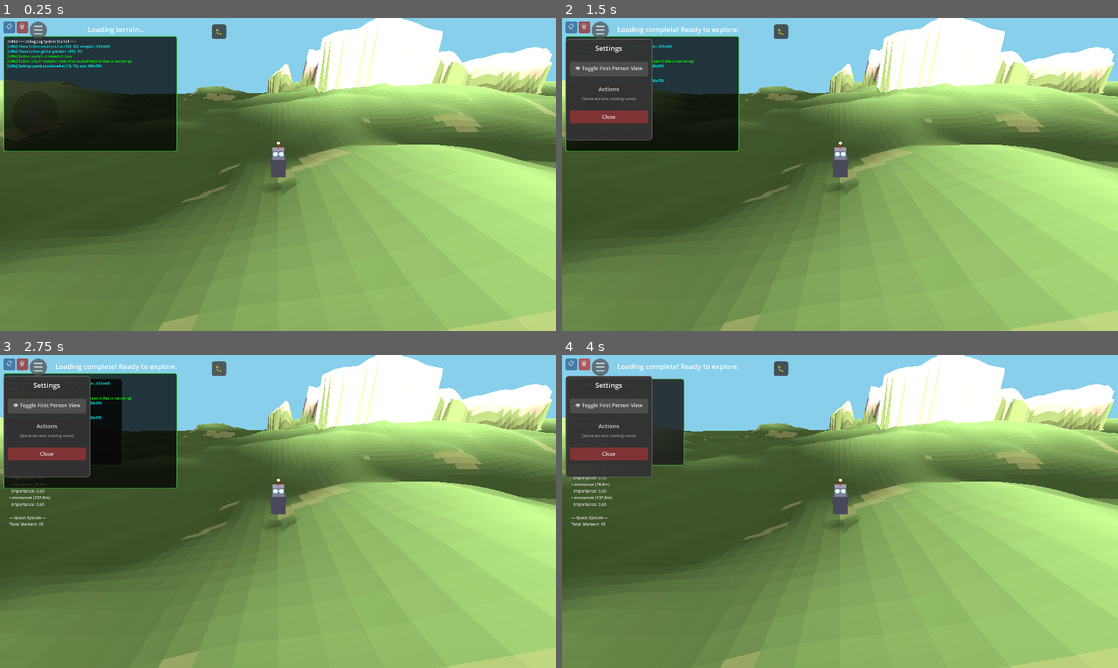
Above: before the commit, frames 1-4 (two rows, left to right).
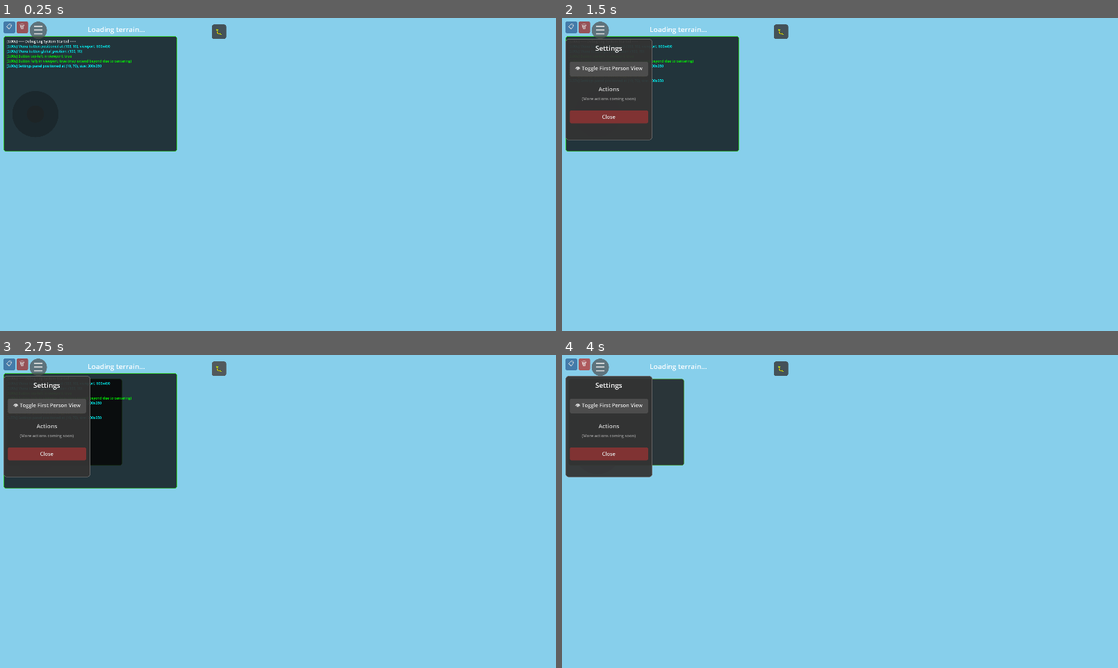
Above: after the commit, the same moments.

Repository: felix-dieterle/YouGame_godot4_public
Game: Godot game, scene res://scenes/main.tscn
The game is run twice, just before and just after one commit, with the same random seed, the same clock (stepped at 60 frames per second) and the same inputs.
Inputs:
- Up to frame 1 (0.25 s): no input
- Up to frame 2 (1.5 s): click "☰" at 0.5 s; click "👁 Toggle First Person View" at 1.25 s
- Up to frame 3 (2.75 s): click "🐛" at 2 s
- Up to frame 4 (4 s): click "📋" at 2.75 s; click "🗑" at 3.5 s

The runs differ from the first frame. In frame 1, 84% of the frame differs, in the area x 0-100%, y 0-100%; in frame 2, 82%; in frame 3, 81%; in frame 4, 82%.
Error after the commit: Parse Error: Could not parse global class "Chunk" from "res://scripts/chunk.gd". (res://scripts/world_manager.gd:115)

Commit message:
Add forest and settlement cluster system with procedural models
Co-authored-by: felix-dieterle <1490062+felix-dieterle@users.noreply.github.com>

Diff:
--- a/scripts/chunk.gd
+++ b/scripts/chunk.gd
@@ -3,6 +3,8 @@
 
 # Preload dependencies
 const NarrativeMarker = preload("res://scripts/narrative_marker.gd")
+const ClusterSystem = preload("res://scripts/cluster_system.gd")
+const ProceduralModels = preload("res://scripts/procedural_models.gd")
 
 # Chunk configuration
 const CHUNK_SIZE = 32  # Size in world units
@@ -44,6 +46,10 @@
 # Mesh
 var mesh_instance: MeshInstance3D
 var water_mesh_instance: MeshInstance3D = null
+
+# Cluster objects
+var placed_objects: Array = []  # Array of MeshInstance3D for trees/buildings
+var active_clusters: Array = []  # Clusters affecting this chunk
 
 func _init(x: int, z: int, world_seed: int):
 	chunk_x = x
@@ -60,6 +66,7 @@
 	_generate_narrative_markers()
 	_generate_lake_if_valley()
 	_create_mesh()
+	_place_cluster_objects()
 
 func _setup_noise():
 	noise = FastNoiseLite.new()
@@ -564,3 +571,143 @@
 	# Return gradient vector (direction of steepest ascent)
 	# In 3D space: gradient points uphill
 	return Vector3(dx, 0, dz)
+
+## Place trees and buildings based on cluster system
+func _place_cluster_objects():
+# Get clusters affecting this chunk
+var chunk_pos = Vector2i(chunk_x, chunk_z)
+active_clusters = ClusterSystem.get_clusters_for_chunk(chunk_pos, seed_value)
+
+if active_clusters.is_empty():
+return
+
+# Place objects for each cluster
+for cluster in active_clusters:
+if cluster.type == ClusterSystem.ClusterType.FOREST:
+_place_forest_objects(cluster)
+elif cluster.type == ClusterSystem.ClusterType.SETTLEMENT:
+_place_settlement_objects(cluster)
+
+## Place trees for a forest cluster
+func _place_forest_objects(cluster: ClusterSystem.ClusterData):
+var rng = RandomNumberGenerator.new()
+rng.seed = cluster.seed_value ^ hash(Vector2i(chunk_x, chunk_z))
+
+# Calculate how many trees to place based on cluster density and influence
+var chunk_area = CHUNK_SIZE * CHUNK_SIZE
+var avg_influence = 0.0
+var sample_count = 0
+
+# Sample influence at a grid of points
+for x in range(0, int(CHUNK_SIZE), 4):
+for z in range(0, int(CHUNK_SIZE), 4):
+var world_pos = Vector2(chunk_x * CHUNK_SIZE + x, chunk_z * CHUNK_SIZE + z)
+var influence = ClusterSystem.get_cluster_influence_at_pos(world_pos, cluster)
+avg_influence += influence
+sample_count += 1
+
+avg_influence /= sample_count
+var tree_count = int(chunk_area * cluster.density * avg_influence * 0.02)  # Reduced for performance
+
+# Place trees
+for i in range(tree_count):
+var local_x = rng.randf_range(1.0, CHUNK_SIZE - 1.0)
+var local_z = rng.randf_range(1.0, CHUNK_SIZE - 1.0)
+var world_x = chunk_x * CHUNK_SIZE + local_x
+var world_z = chunk_z * CHUNK_SIZE + local_z
+
+# Check if position is influenced by cluster
+var influence = ClusterSystem.get_cluster_influence_at_pos(Vector2(world_x, world_z), cluster)
+if influence < 0.1:
+continue
+
+# Check if on walkable terrain
+var cell_x = int(local_x / CELL_SIZE)
+var cell_z = int(local_z / CELL_SIZE)
+if cell_x >= 0 and cell_x < RESOLUTION and cell_z >= 0 and cell_z < RESOLUTION:
+if walkable_map[cell_z * RESOLUTION + cell_x] != 1:
+continue
+
+# Get terrain height
+var height = get_height_at_world_pos(world_x, world_z)
+
+# Skip if in lake
+if has_lake:
+var dist_to_lake = Vector2(local_x, local_z).distance_to(lake_center)
+if dist_to_lake < lake_radius:
+continue
+
+# Create tree instance
+var tree_instance = MeshInstance3D.new()
+tree_instance.mesh = ProceduralModels.create_tree_mesh(rng.randi())
+tree_instance.material_override = ProceduralModels.create_tree_material()
+tree_instance.position = Vector3(local_x, height, local_z)
+tree_instance.rotation.y = rng.randf_range(0, TAU)  # Random rotation
+tree_instance.cast_shadow = GeometryInstance3D.SHADOW_CASTING_SETTING_ON
+
+add_child(tree_instance)
+placed_objects.append(tree_instance)
+
+## Place buildings for a settlement cluster
+func _place_settlement_objects(cluster: ClusterSystem.ClusterData):
+var rng = RandomNumberGenerator.new()
+rng.seed = cluster.seed_value ^ hash(Vector2i(chunk_x, chunk_z))
+
+# Calculate how many buildings to place
+var chunk_area = CHUNK_SIZE * CHUNK_SIZE
+var avg_influence = 0.0
+var sample_count = 0
+
+for x in range(0, int(CHUNK_SIZE), 4):
+for z in range(0, int(CHUNK_SIZE), 4):
+var world_pos = Vector2(chunk_x * CHUNK_SIZE + x, chunk_z * CHUNK_SIZE + z)
+var influence = ClusterSystem.get_cluster_influence_at_pos(world_pos, cluster)
+avg_influence += influence
+sample_count += 1
+
+avg_influence /= sample_count
+var building_count = int(chunk_area * cluster.density * avg_influence * 0.015)  # Fewer buildings than trees
+
+# Place buildings
+for i in range(building_count):
+var local_x = rng.randf_range(3.0, CHUNK_SIZE - 3.0)
+var local_z = rng.randf_range(3.0, CHUNK_SIZE - 3.0)
+var world_x = chunk_x * CHUNK_SIZE + local_x
+var world_z = chunk_z * CHUNK_SIZE + local_z
+
+# Check cluster influence
+var influence = ClusterSystem.get_cluster_influence_at_pos(Vector2(world_x, world_z), cluster)
+if influence < 0.2:  # Higher threshold for buildings
+continue
+
+# Check if on walkable, relatively flat terrain
+var cell_x = int(local_x / CELL_SIZE)
+var cell_z = int(local_z / CELL_SIZE)
+if cell_x >= 0 and cell_x < RESOLUTION and cell_z >= 0 and cell_z < RESOLUTION:
+if walkable_map[cell_z * RESOLUTION + cell_x] != 1:
+continue
+
+# Check slope - buildings need flatter ground
+var slope = _calculate_slope(cell_x, cell_z)
+if slope > 15.0:  # Max 15 degrees for buildings
+continue
+
+# Get terrain height
+var height = get_height_at_world_pos(world_x, world_z)
+
+# Skip if in lake
+if has_lake:
+var dist_to_lake = Vector2(local_x, local_z).distance_to(lake_center)
+if dist_to_lake < lake_radius + 2.0:  # Extra margin for buildings
+continue
+
+# Create building instance
+var building_instance = MeshInstance3D.new()
+building_instance.mesh = ProceduralModels.create_building_mesh(rng.randi())
+building_instance.material_override = ProceduralModels.create_building_material()
+building_instance.position = Vector3(local_x, height, local_z)
+building_instance.rotation.y = rng.randf_range(0, TAU)  # Random rotation
+building_instance.cast_shadow = GeometryInstance3D.SHADOW_CASTING_SETTING_ON
+
+add_child(building_instance)
+placed_objects.append(building_instance)
--- /dev/null
+++ b/scripts/cluster_system.gd
@@ -0,0 +1,184 @@
+extends Node
+class_name ClusterSystem
+
+## Cluster System for Forests and Settlements
+##
+## This system manages procedural generation of forests and settlements that:
+## - Adapt to chunk-based terrain expansion
+## - Grow naturally across chunk boundaries
+## - Are performance-optimized for mobile devices
+## - Use seed-based generation for consistency
+
+# Cluster types
+enum ClusterType {
+	FOREST,
+	SETTLEMENT
+}
+
+# Cluster data structure
+class ClusterData:
+	var cluster_id: int
+	var center_chunk: Vector2i  # Chunk where cluster originates
+	var center_pos: Vector2  # Position within center chunk (0-CHUNK_SIZE)
+	var type: ClusterType
+	var radius: float  # Cluster influence radius in world units
+	var density: float  # 0.0 to 1.0
+	var seed_value: int
+
+	func _init(id: int, chunk: Vector2i, pos: Vector2, t: ClusterType, r: float, d: float, s: int):
+		cluster_id = id
+		center_chunk = chunk
+		center_pos = pos
+		type = t
+		radius = r
+		density = d
+		seed_value = s
+
+# Global cluster registry
+static var all_clusters: Dictionary = {}  # Key: cluster_id, Value: ClusterData
+static var next_cluster_id: int = 0
+
+# Constants
+const CHUNK_SIZE = 32  # Must match Chunk.CHUNK_SIZE
+const FOREST_MIN_RADIUS = 15.0
+const FOREST_MAX_RADIUS = 40.0
+const SETTLEMENT_MIN_RADIUS = 12.0
+const SETTLEMENT_MAX_RADIUS = 25.0
+
+## Get or generate clusters for a specific chunk
+static func get_clusters_for_chunk(chunk_pos: Vector2i, world_seed: int) -> Array[ClusterData]:
+	var clusters_in_chunk: Array[ClusterData] = []
+
+	# Check existing clusters that might affect this chunk
+	for cluster_id in all_clusters:
+		var cluster: ClusterData = all_clusters[cluster_id]
+		if _chunk_in_cluster_range(chunk_pos, cluster):
+			clusters_in_chunk.append(cluster)
+
+	# Try to generate new cluster centers in this chunk
+	var new_clusters = _generate_cluster_centers_for_chunk(chunk_pos, world_seed)
+	for cluster in new_clusters:
+		clusters_in_chunk.append(cluster)
+
+	return clusters_in_chunk
+
+## Check if a chunk is within a cluster's influence
+static func _chunk_in_cluster_range(chunk_pos: Vector2i, cluster: ClusterData) -> bool:
+	var chunk_world_pos = Vector2(chunk_pos.x * CHUNK_SIZE, chunk_pos.y * CHUNK_SIZE)
+	var cluster_world_pos = Vector2(
+		cluster.center_chunk.x * CHUNK_SIZE + cluster.center_pos.x,
+		cluster.center_chunk.y * CHUNK_SIZE + cluster.center_pos.y
+	)
+
+	# Check if chunk bounds overlap with cluster radius
+	var chunk_center = chunk_world_pos + Vector2(CHUNK_SIZE / 2.0, CHUNK_SIZE / 2.0)
+	var distance = chunk_center.distance_to(cluster_world_pos)
+
+	# Add chunk diagonal to account for corners
+	var chunk_extent = CHUNK_SIZE * 1.414  # sqrt(2) for diagonal
+	return distance < (cluster.radius + chunk_extent)
+
+## Generate new cluster centers that originate in this chunk
+static func _generate_cluster_centers_for_chunk(chunk_pos: Vector2i, world_seed: int) -> Array[ClusterData]:
+	var new_clusters: Array[ClusterData] = []
+
+	var rng = RandomNumberGenerator.new()
+	rng.seed = hash(chunk_pos) ^ world_seed
+
+	# Check if this chunk should be a cluster center
+	# Forest: 15% chance per chunk
+	if rng.randf() < 0.15:
+		var cluster = _create_forest_cluster(chunk_pos, world_seed, rng)
+		if cluster:
+			new_clusters.append(cluster)
+
+	# Settlement: 5% chance per chunk (if no forest)
+	elif rng.randf() < 0.05:
+		var cluster = _create_settlement_cluster(chunk_pos, world_seed, rng)
+		if cluster:
+			new_clusters.append(cluster)
+
+	return new_clusters
+
+## Create a forest cluster
+static func _create_forest_cluster(chunk_pos: Vector2i, world_seed: int, rng: RandomNumberGenerator) -> ClusterData:
+	# Check if cluster already exists at this position
+	var cluster_key = "%d_%d_forest" % [chunk_pos.x, chunk_pos.y]
+	if all_clusters.has(cluster_key):
+		return null
+
+	var cluster_id = next_cluster_id
+	next_cluster_id += 1
+
+	var center_pos = Vector2(
+		rng.randf_range(8.0, CHUNK_SIZE - 8.0),
+		rng.randf_range(8.0, CHUNK_SIZE - 8.0)
+	)
+
+	var radius = rng.randf_range(FOREST_MIN_RADIUS, FOREST_MAX_RADIUS)
+	var density = rng.randf_range(0.3, 0.7)  # Trees per square unit
+
+	var cluster = ClusterData.new(
+		cluster_id,
+		chunk_pos,
+		center_pos,
+		ClusterType.FOREST,
+		radius,
+		density,
+		world_seed ^ cluster_id
+	)
+
+	all_clusters[cluster_key] = cluster
+	return cluster
+
+## Create a settlement cluster
+static func _create_settlement_cluster(chunk_pos: Vector2i, world_seed: int, rng: RandomNumberGenerator) -> ClusterData:
+	# Check if cluster already exists at this position
+	var cluster_key = "%d_%d_settlement" % [chunk_pos.x, chunk_pos.y]
+	if all_clusters.has(cluster_key):
+		return null
+
+	var cluster_id = next_cluster_id
+	next_cluster_id += 1
+
+	var center_pos = Vector2(
+		rng.randf_range(8.0, CHUNK_SIZE - 8.0),
+		rng.randf_range(8.0, CHUNK_SIZE - 8.0)
+	)
+
+	var radius = rng.randf_range(SETTLEMENT_MIN_RADIUS, SETTLEMENT_MAX_RADIUS)
+	var density = rng.randf_range(0.15, 0.35)  # Buildings per square unit
+
+	var cluster = ClusterData.new(
+		cluster_id,
+		chunk_pos,
+		center_pos,
+		ClusterType.SETTLEMENT,
+		radius,
+		density,
+		world_seed ^ cluster_id
+	)
+
+	all_clusters[cluster_key] = cluster
+	return cluster
+
+## Get cluster influence at a specific world position
+static func get_cluster_influence_at_pos(world_pos: Vector2, cluster: ClusterData) -> float:
+	var cluster_world_pos = Vector2(
+		cluster.center_chunk.x * CHUNK_SIZE + cluster.center_pos.x,
+		cluster.center_chunk.y * CHUNK_SIZE + cluster.center_pos.y
+	)
+
+	var distance = world_pos.distance_to(cluster_world_pos)
+
+	if distance > cluster.radius:
+		return 0.0
+
+	# Smooth falloff using cosine
+	var normalized_dist = distance / cluster.radius
+	return (cos(normalized_dist * PI) + 1.0) / 2.0
+
+## Clear all clusters (for testing/reset)
+static func clear_all_clusters():
+	all_clusters.clear()
+	next_cluster_id = 0
--- /dev/null
+++ b/scripts/procedural_models.gd
@@ -0,0 +1,236 @@
+extends Node
+class_name ProceduralModels
+
+## Procedural Low-Poly Model Generation
+##
+## Generates simple, performance-friendly 3D models for:
+## - Trees (for forests)
+## - Buildings (for settlements)
+## All models are optimized for mobile rendering
+
+# Tree generation constants
+const TREE_TRUNK_HEIGHT = 2.0
+const TREE_TRUNK_RADIUS = 0.15
+const TREE_CANOPY_RADIUS = 1.2
+const TREE_CANOPY_HEIGHT = 2.5
+const TREE_TRUNK_SEGMENTS = 6
+const TREE_CANOPY_SEGMENTS = 8
+
+# Building generation constants
+const BUILDING_MIN_SIZE = Vector2(3.0, 3.0)
+const BUILDING_MAX_SIZE = Vector2(6.0, 6.0)
+const BUILDING_MIN_HEIGHT = 2.5
+const BUILDING_MAX_HEIGHT = 5.0
+const BUILDING_WALL_SEGMENTS = 4
+
+## Create a low-poly tree mesh
+static func create_tree_mesh(seed_val: int = 0) -> ArrayMesh:
+	var rng = RandomNumberGenerator.new()
+	rng.seed = seed_val
+
+	var surface_tool = SurfaceTool.new()
+	surface_tool.begin(Mesh.PRIMITIVE_TRIANGLES)
+
+	# Randomize tree proportions slightly
+	var trunk_height = TREE_TRUNK_HEIGHT * rng.randf_range(0.9, 1.1)
+	var canopy_radius = TREE_CANOPY_RADIUS * rng.randf_range(0.8, 1.2)
+	var canopy_height = TREE_CANOPY_HEIGHT * rng.randf_range(0.9, 1.1)
+
+	# Generate trunk (brown cylinder)
+	_add_cylinder(surface_tool, Vector3.ZERO, trunk_height, TREE_TRUNK_RADIUS,
+				  TREE_TRUNK_SEGMENTS, Color(0.4, 0.25, 0.15))
+
+	# Generate canopy (green cone)
+	_add_cone(surface_tool, Vector3(0, trunk_height, 0), canopy_height,
+			  canopy_radius, TREE_CANOPY_SEGMENTS, Color(0.2, 0.6, 0.2))
+
+	surface_tool.generate_normals()
+	return surface_tool.commit()
+
+## Create a low-poly building mesh
+static func create_building_mesh(seed_val: int = 0) -> ArrayMesh:
+	var rng = RandomNumberGenerator.new()
+	rng.seed = seed_val
+
+	var surface_tool = SurfaceTool.new()
+	surface_tool.begin(Mesh.PRIMITIVE_TRIANGLES)
+
+	# Randomize building dimensions
+	var width = rng.randf_range(BUILDING_MIN_SIZE.x, BUILDING_MAX_SIZE.x)
+	var depth = rng.randf_range(BUILDING_MIN_SIZE.y, BUILDING_MAX_SIZE.y)
+	var height = rng.randf_range(BUILDING_MIN_HEIGHT, BUILDING_MAX_HEIGHT)
+
+	# Random building color (earthy tones)
+	var color_choices = [
+		Color(0.7, 0.6, 0.5),  # Beige
+		Color(0.6, 0.5, 0.4),  # Brown
+		Color(0.8, 0.75, 0.7), # Light gray
+		Color(0.5, 0.45, 0.4)  # Dark brown
+	]
+	var wall_color = color_choices[rng.randi() % color_choices.size()]
+	var roof_color = Color(0.5, 0.3, 0.2)  # Dark brown roof
+
+	# Generate box (walls)
+	_add_box(surface_tool, Vector3.ZERO, Vector3(width, height, depth), wall_color)
+
+	# Generate pyramid roof
+	_add_pyramid_roof(surface_tool, Vector3(0, height, 0), Vector3(width, depth, height * 0.4), roof_color)
+
+	surface_tool.generate_normals()
+	return surface_tool.commit()
+
+## Helper: Add a cylinder to the mesh
+static func _add_cylinder(st: SurfaceTool, base_pos: Vector3, height: float,
+						  radius: float, segments: int, color: Color):
+	var angle_step = TAU / segments
+
+	# Bottom cap
+	for i in range(segments):
+		var angle1 = i * angle_step
+		var angle2 = (i + 1) * angle_step
+
+		var p1 = base_pos + Vector3(cos(angle1) * radius, 0, sin(angle1) * radius)
+		var p2 = base_pos + Vector3(cos(angle2) * radius, 0, sin(angle2) * radius)
+
+		st.set_color(color)
+		st.add_vertex(base_pos)
+		st.add_vertex(p2)
+		st.add_vertex(p1)
+
+	# Side faces
+	for i in range(segments):
+		var angle1 = i * angle_step
+		var angle2 = (i + 1) * angle_step
+
+		var p1_bottom = base_pos + Vector3(cos(angle1) * radius, 0, sin(angle1) * radius)
+		var p2_bottom = base_pos + Vector3(cos(angle2) * radius, 0, sin(angle2) * radius)
+		var p1_top = p1_bottom + Vector3(0, height, 0)
+		var p2_top = p2_bottom + Vector3(0, height, 0)
+
+		st.set_color(color)
+		st.add_vertex(p1_bottom)
+		st.add_vertex(p2_bottom)
+		st.add_vertex(p1_top)
+
+		st.add_vertex(p2_bottom)
+		st.add_vertex(p2_top)
+		st.add_vertex(p1_top)
+
+## Helper: Add a cone to the mesh
+static func _add_cone(st: SurfaceTool, base_pos: Vector3, height: float,
+					  base_radius: float, segments: int, color: Color):
+	var angle_step = TAU / segments
+	var apex = base_pos + Vector3(0, height, 0)
+
+	# Bottom cap
+	for i in range(segments):
+		var angle1 = i * angle_step
+		var angle2 = (i + 1) * angle_step
+
+		var p1 = base_pos + Vector3(cos(angle1) * base_radius, 0, sin(angle1) * base_radius)
+		var p2 = base_pos + Vector3(cos(angle2) * base_radius, 0, sin(angle2) * base_radius)
+
+		st.set_color(color)
+		st.add_vertex(base_pos)
+		st.add_vertex(p2)
+		st.add_vertex(p1)
+
+	# Side faces (triangles to apex)
+	for i in range(segments):
+		var angle1 = i * angle_step
+		var angle2 = (i + 1) * angle_step
+
+		var p1 = base_pos + Vector3(cos(angle1) * base_radius, 0, sin(angle1) * base_radius)
+		var p2 = base_pos + Vector3(cos(angle2) * base_radius, 0, sin(angle2) * base_radius)
+
+		st.set_color(color)
+		st.add_vertex(p1)
+		st.add_vertex(p2)
+		st.add_vertex(apex)
+
+## Helper: Add a box to the mesh
+static func _add_box(st: SurfaceTool, base_pos: Vector3, size: Vector3, color: Color):
+	var half_x = size.x / 2.0
+	var half_z = size.z / 2.0
+
+	# Define 8 corners
+	var corners = [
+		base_pos + Vector3(-half_x, 0, -half_z),      # 0: bottom front-left
+		base_pos + Vector3(half_x, 0, -half_z),       # 1: bottom front-right
+		base_pos + Vector3(half_x, 0, half_z),        # 2: bottom back-right
+		base_pos + Vector3(-half_x, 0, half_z),       # 3: bottom back-left
+		base_pos + Vector3(-half_x, size.y, -half_z), # 4: top front-left
+		base_pos + Vector3(half_x, size.y, -half_z),  # 5: top front-right
+		base_pos + Vector3(half_x, size.y, half_z),   # 6: top back-right
+		base_pos + Vector3(-half_x, size.y, half_z)   # 7: top back-left
+	]
+
+	# Define faces (2 triangles each)
+	var faces = [
+		# Bottom (y = 0)
+		[0, 2, 1], [0, 3, 2],
+		# Top (y = height)
+		[4, 5, 6], [4, 6, 7],
+		# Front (z = -half_z)
+		[0, 1, 5], [0, 5, 4],
+		# Back (z = half_z)
+		[2, 3, 7], [2, 7, 6],
+		# Left (x = -half_x)
+		[3, 0, 4], [3, 4, 7],
+		# Right (x = half_x)
+		[1, 2, 6], [1, 6, 5]
+	]
+
+	for face in faces:
+		st.set_color(color)
+		st.add_vertex(corners[face[0]])
+		st.add_vertex(corners[face[1]])
+		st.add_vertex(corners[face[2]])
+
+## Helper: Add a pyramid roof to the mesh
+static func _add_pyramid_roof(st: SurfaceTool, base_pos: Vector3, size: Vector3, color: Color):
+	var half_x = size.x / 2.0
+	var half_z = size.y / 2.0
+	var apex = base_pos + Vector3(0, size.z, 0)
+
+	# Define 4 base corners
+	var corners = [
+		base_pos + Vector3(-half_x, 0, -half_z),  # 0: front-left
+		base_pos + Vector3(half_x, 0, -half_z),   # 1: front-right
+		base_pos + Vector3(half_x, 0, half_z),    # 2: back-right
+		base_pos + Vector3(-half_x, 0, half_z)    # 3: back-left
+	]
+
+	# 4 triangular faces
+	var faces = [
+		[0, 1],  # Front
+		[1, 2],  # Right
+		[2, 3],  # Back
+		[3, 0]   # Left
+	]
+
+	for face in faces:
+		st.set_color(color)
+		st.add_vertex(corners[face[0]])
+		st.add_vertex(corners[face[1]])
+		st.add_vertex(apex)
+
+## Create a material for trees
+static func create_tree_material() -> StandardMaterial3D:
+	var material = StandardMaterial3D.new()
+	material.vertex_color_use_as_albedo = true
+	material.shading_mode = BaseMaterial3D.SHADING_MODE_PER_PIXEL
+	material.specular_mode = BaseMaterial3D.SPECULAR_DISABLED
+	material.roughness = 0.9
+	material.cull_mode = BaseMaterial3D.CULL_BACK
+	return material
+
+## Create a material for buildings
+static func create_building_material() -> StandardMaterial3D:
+	var material = StandardMaterial3D.new()
+	material.vertex_color_use_as_albedo = true
+	material.shading_mode = BaseMaterial3D.SHADING_MODE_PER_PIXEL
+	material.specular_mode = BaseMaterial3D.SPECULAR_DISABLED
+	material.roughness = 0.8
+	material.cull_mode = BaseMaterial3D.CULL_BACK
+	return material
